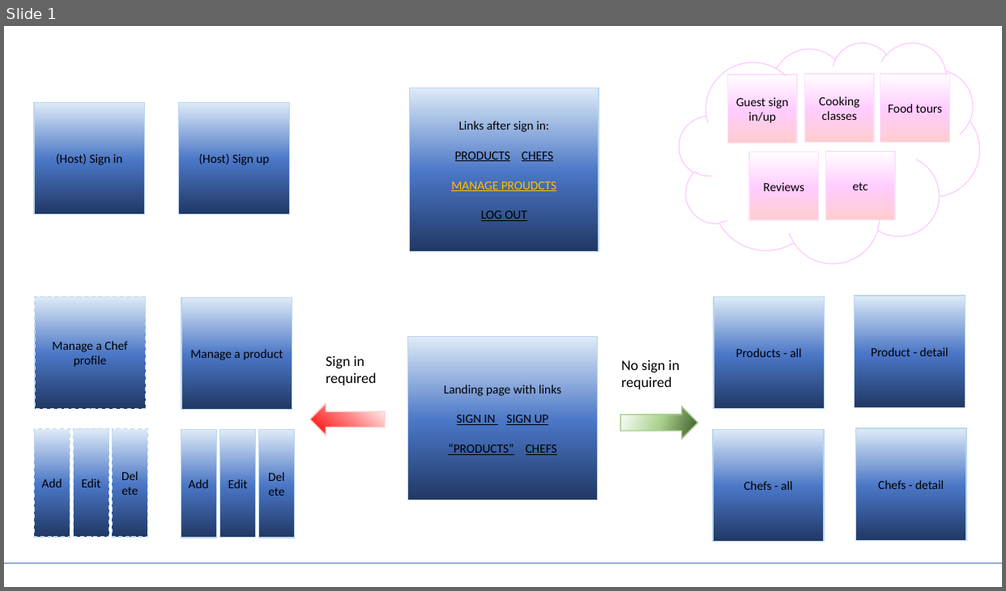
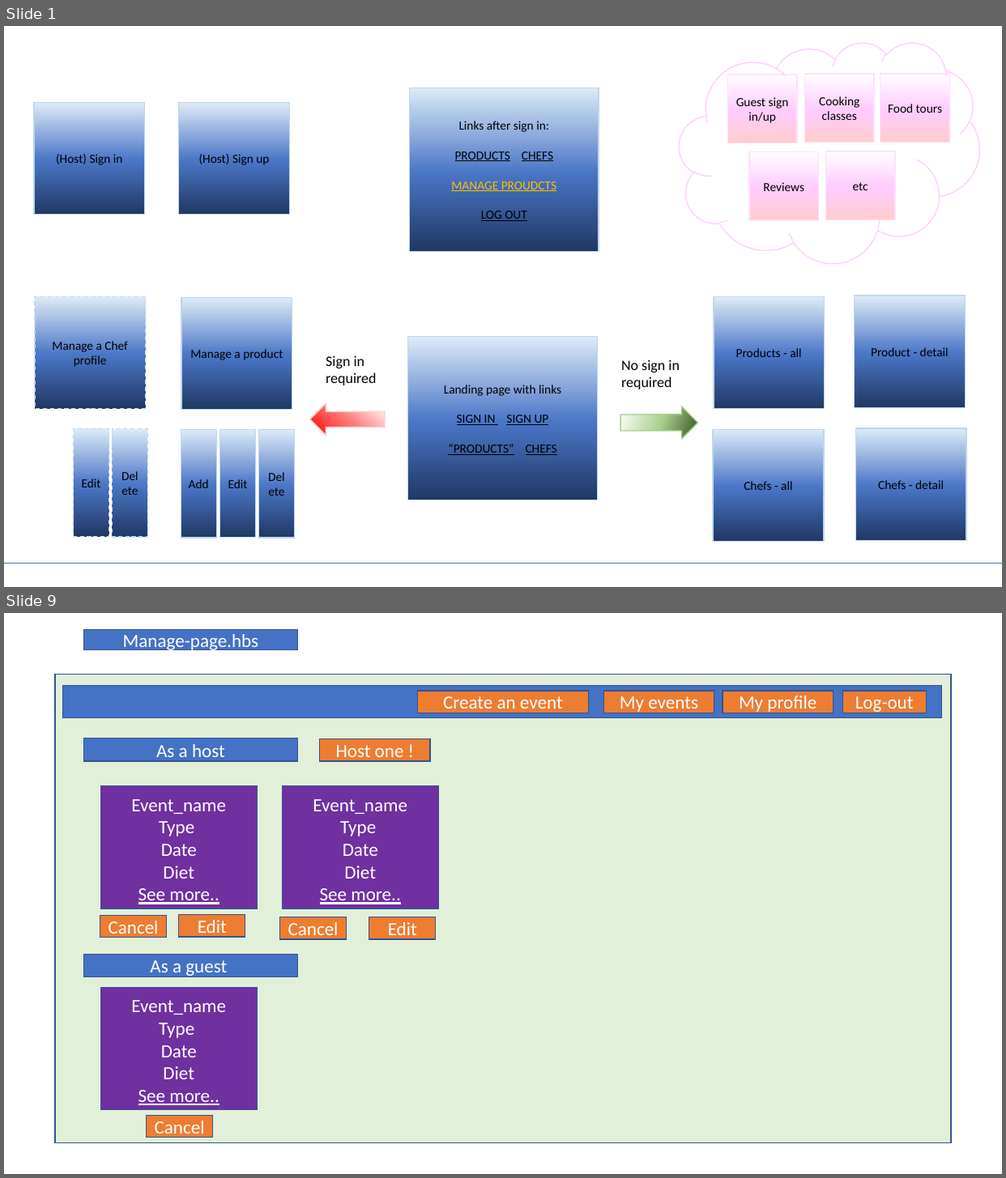
Before and after one commit to sdubois90/Second-project, a slide deck: Working plan/Project plan.pptx. Shown one above the other, each under a label of ours: slide 1 before the commit, slides 1 and 9 after it; the slides between them are not shown. The pictures are 1006x591 and 1006x1178 pixels, drawn with LibreOffice and Linux fonts; fonts in the diff are those of the drawing. Boxes give left, top, right and bottom in pixels: in the first picture for what was removed or moved away, otherwise in the second. Text is boxed around its words. In the diff, an @@ line names an element or a change of style, - is before the commit and + after.

```diff
--- a/Working plan/Project plan.pptx
+++ b/Working plan/Project plan.pptx
@@ slide 9 added at (x1=4, y1=613, x2=1002, y2=1174), background #FFFFFF @@
@@ rectangle added at (x1=84, y1=629, x2=298, y2=650), fill #4472C4, outline #325491 1 pt, 18 pt, text #FFFFFF @@
+Manage-page.hbs
@@ rectangle added at (x1=55, y1=675, x2=951, y2=1144), fill #E2F0D9, outline #325491 1 pt @@
@@ rectangle added at (x1=62, y1=686, x2=941, y2=717), fill #4472C4, outline #325491 1 pt @@
@@ rectangle added at (x1=417, y1=691, x2=588, y2=713), fill #ED7D31, outline #325491 1 pt, 18 pt, text #FFFFFF @@
+Create an event
@@ rectangle added at (x1=603, y1=691, x2=714, y2=713), fill #ED7D31, outline #325491 1 pt, 18 pt, text #FFFFFF @@
+My events
@@ rectangle added at (x1=722, y1=691, x2=833, y2=713), fill #ED7D31, outline #325491 1 pt, 18 pt, text #FFFFFF @@
+My profile
@@ rectangle added at (x1=842, y1=691, x2=926, y2=713), fill #ED7D31, outline #325491 1 pt, 18 pt, text #FFFFFF @@
+Log-out
@@ rectangle added at (x1=84, y1=739, x2=298, y2=761), fill #4472C4, outline #325491 1 pt, 18 pt, text #FFFFFF @@
+As a host
@@ rectangle added at (x1=320, y1=739, x2=431, y2=762), fill #ED7D31, outline #325491 1 pt, 18 pt, text #FFFFFF @@
+Host one !
@@ rectangle added at (x1=100, y1=786, x2=257, y2=909), fill #7030A0, outline #325491 1 pt, 18 pt, text #FFFFFF @@
+Event_name
+Type
+Date
+Diet
+See more..
@@ rectangle added at (x1=282, y1=786, x2=438, y2=909), fill #7030A0, outline #325491 1 pt, 18 pt, text #FFFFFF @@
+Event_name
+Type
+Date
+Diet
+See more..
@@ rectangle added at (x1=100, y1=915, x2=167, y2=938), fill #ED7D31, outline #325491 1 pt, 18 pt, text #FFFFFF @@
+Cancel
@@ rectangle added at (x1=179, y1=914, x2=246, y2=937), fill #ED7D31, outline #325491 1 pt, 18 pt, text #FFFFFF @@
+Edit
@@ rectangle added at (x1=280, y1=918, x2=347, y2=940), fill #ED7D31, outline #325491 1 pt, 18 pt, text #FFFFFF @@
+Cancel
@@ rectangle added at (x1=369, y1=918, x2=436, y2=940), fill #ED7D31, outline #325491 1 pt, 18 pt, text #FFFFFF @@
+Edit
@@ rectangle added at (x1=84, y1=954, x2=298, y2=977), fill #4472C4, outline #325491 1 pt, 18 pt, text #FFFFFF @@
+As a guest
@@ rectangle added at (x1=100, y1=987, x2=257, y2=1110), fill #7030A0, outline #325491 1 pt, 18 pt, text #FFFFFF @@
+Event_name
+Type
+Date
+Diet
+See more..
@@ rectangle added at (x1=147, y1=1116, x2=213, y2=1139), fill #ED7D31, outline #325491 1 pt, 18 pt, text #FFFFFF @@
+Cancel
@@ slide 1 changed as well @@
@@ rectangle removed at (x1=34, y1=429, x2=70, y2=537) @@
-Add
```
Also in this commit, not shown: 1 other slide changed, 9 other slides added, 8 other files.
